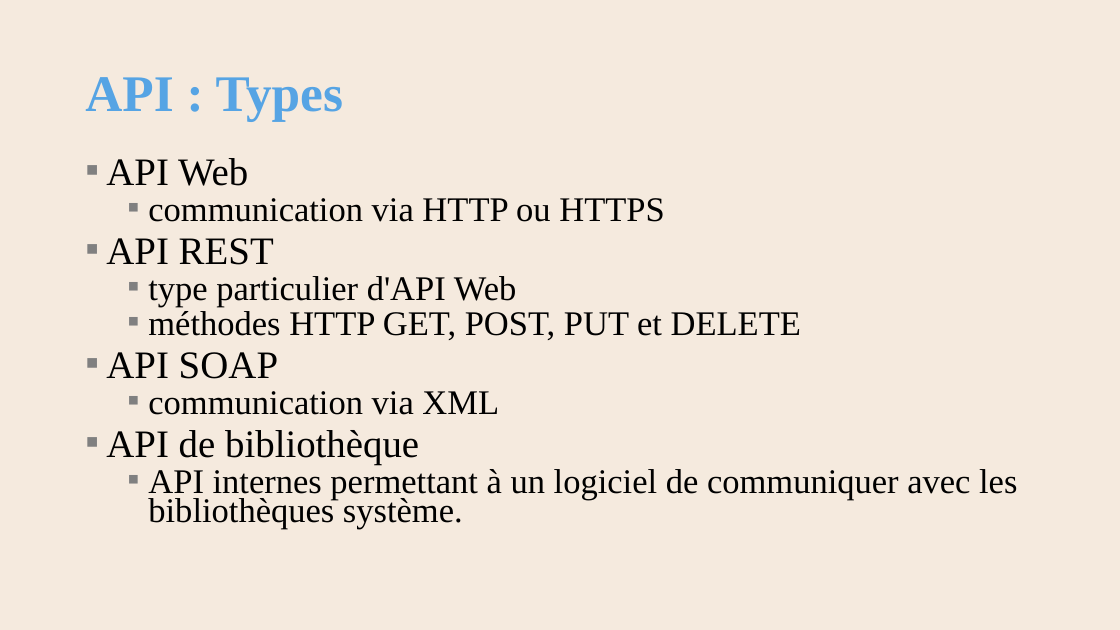
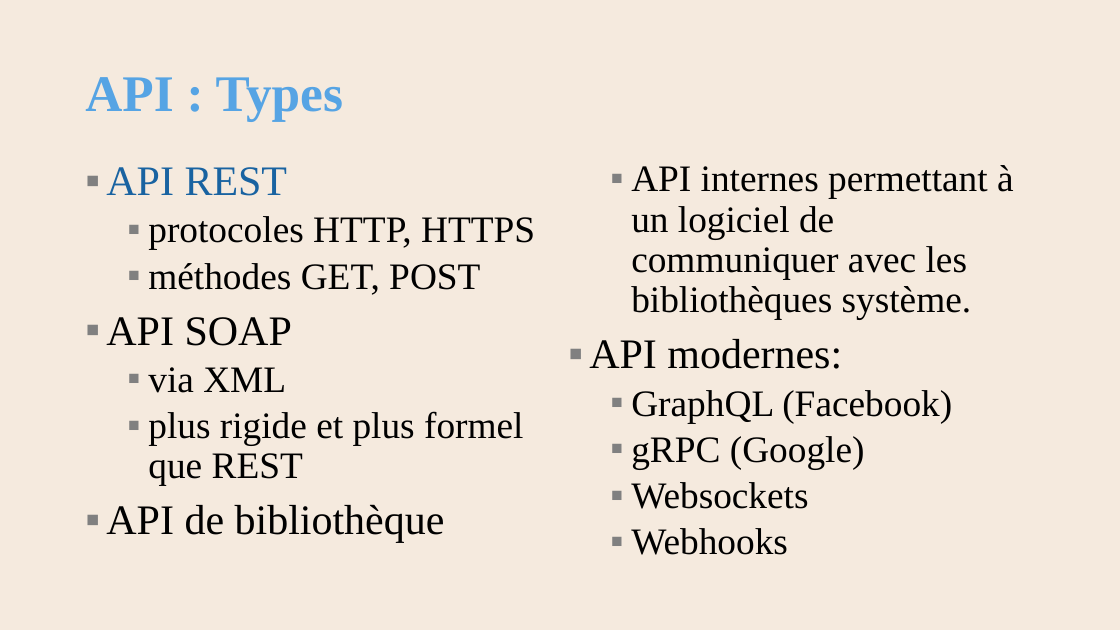
Before and after one commit to AlainWafflard/4IPW3, a slide deck: slide 20 of syllabus/25_intégration_NoSQL/syllabus_25_intégration_nosql.pptx. Drawn at 1120x630 pixels with LibreOffice and Linux fonts; fonts in the diff are those of the drawing; background and template pictures are left out. Boxes give left, top, right and bottom in pixels: in the first picture for what was removed or moved away, otherwise in the second. Text is boxed around its words. In the diff, an @@ line names an element or a change of style, - is before the commit and + after.

```diff
--- a/syllabus/25_intégration_NoSQL/syllabus_25_intégration_nosql.pptx
+++ b/syllabus/25_intégration_NoSQL/syllabus_25_intégration_nosql.pptx
@@ text "API REST" at (106,165,1014,555): columns 1 to 2 @@
@@ text at (106,158,665,222): paragraphs removed @@
-▪ API Web
-  ▪ communication via HTTP ou HTTPS
@@ text at (106,165,1014,542): size 33.3 to 36 pt in "API REST", "API SOAP", "API de bibliothèque"; text colour #000000 to #1963A1 in "API REST"; size 29.6 to 32 pt in "API internes permettant à un logiciel de ..."; line spacing 0.7 to 0.9 @@
@@ text at (148,216,535,295): text changed; size 29.6 to 32 pt @@
-  ▪ type particulier d'API Web
-  ▪ méthodes HTTP GET, POST, PUT et DELETE
+  ▪ protocoles HTTP, HTTPS
+  ▪ méthodes GET, POST
@@ text at (589,339,952,555): paragraphs added @@
+▪ API modernes:
+  ▪ GraphQL (Facebook)
+  ▪ gRPC (Google)
+  ▪ Websockets
+  ▪ Webhooks
@@ text at (148,367,524,486): text changed; size 29.6 to 32 pt @@
-  ▪ communication via XML
+  ▪ via XML
+  ▪ plus rigide et plus formel que REST
```
Also in this commit, not shown: 3 other slides changed, 13 other files.
